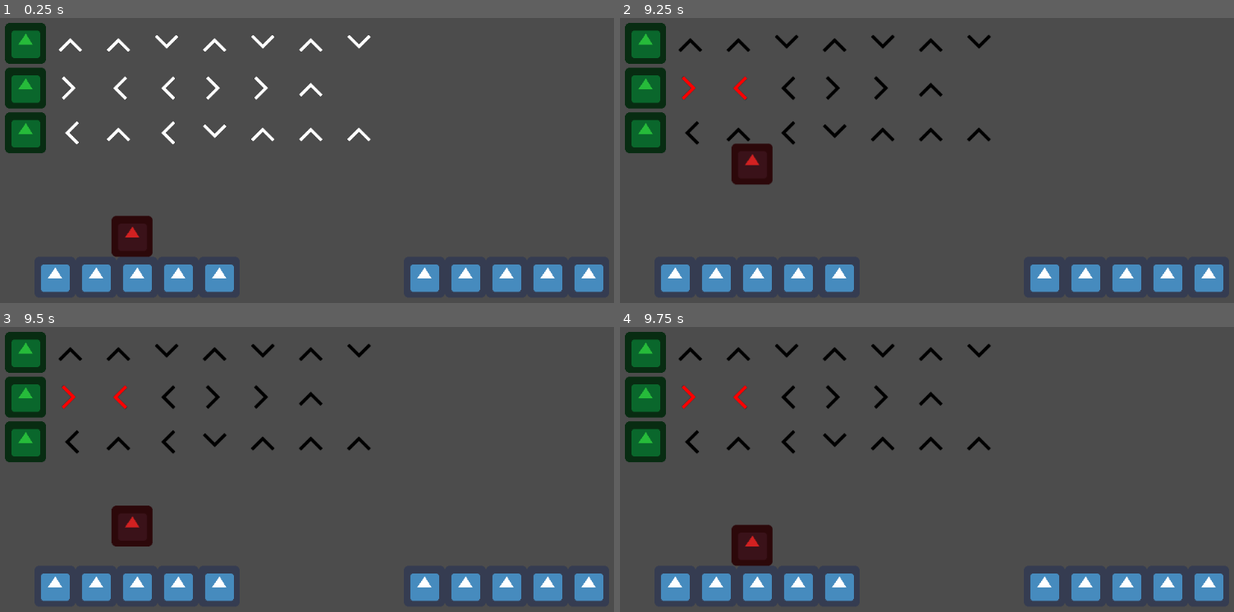
Above: before the commit, frames 1-4 (two rows, left to right).
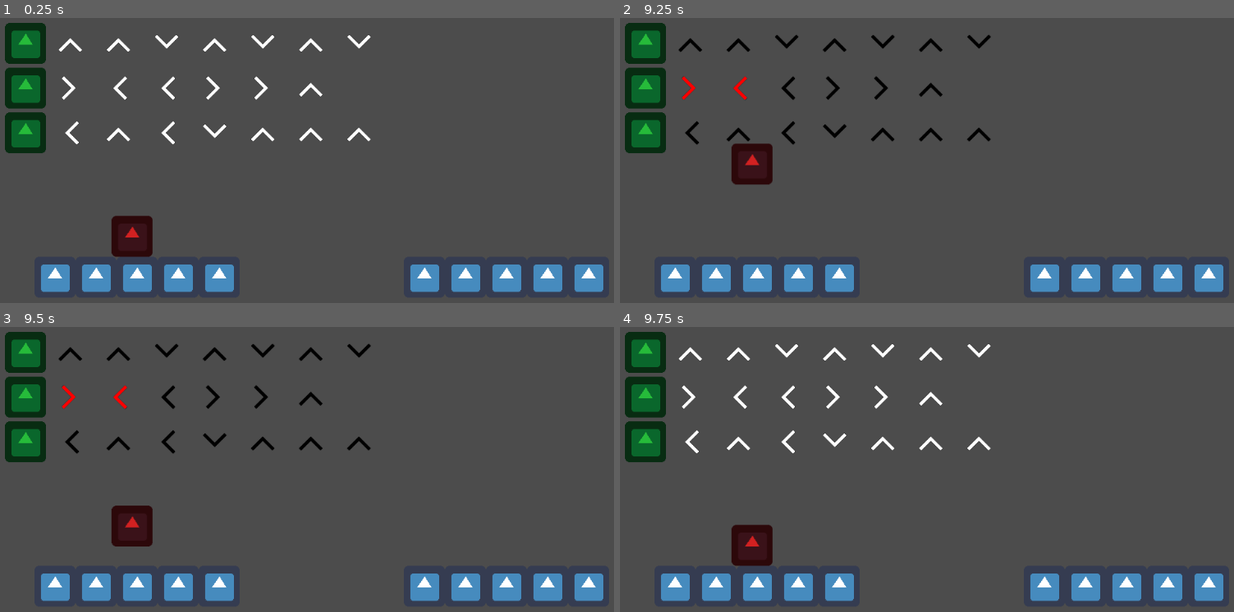
Above: after the commit, the same moments.

Repository: Wowe-Peanut/DanceCombatDemo
Game: Godot game, scene res://Game.tscn
The game is run twice, just before and just after one commit, with the same random seed, the same clock (stepped at 60 frames per second) and the same inputs. The engine's default icon, where the game draws it, is replaced by a stand-in: a white triangle on a blue panel in a dark square.
Inputs:
- Up to frame 1 (0.25 s): no input
- Up to frame 2 (9.25 s): tap Enter at 0.5, 5.75 s; hold Right (ui_right) 0.53-2.03 s; tap W (jump) at 0.77, 1.52, 3.02, 3.77, 4.52, 6.02, 6.77, 7.52, 9.02 s; hold Left (ui_left) 2.03-2.78 s; tap Space at 2.75, 8.75 s; hold Right (ui_right) 2.78-4.28 s; hold Left (ui_left) 4.28-5.03 s; hold Right (ui_right) 5.03-5.78 s; hold Left (ui_left) 5.78-7.28 s; hold Right (ui_right) from 7.28 s (still down)
- Up to frame 3 (9.5 s): keep holding Right (ui_right)
- Up to frame 4 (9.75 s): release Right (ui_right) at 9.53 s; hold Left (ui_left) from 9.53 s (still down)

Frames 1-3 are identical in both runs. In frame 4, 1.3% of the frame differs, in the area x 9-61%, y 6-45%.

Commit message:
Dancing now works properly

Diff:
--- a/Game.gd
+++ b/Game.gd
@@ -29,36 +29,37 @@
 	max_dance_combo = max_combo
 
 func _input(event):
-	if player_input.size() > max_dance_combo || !dancing:
-		player_input.clear()
-		dancing = true
-		update_dances()
-		return
-
-	if is_any_dance_completed():
-		dancing = false
-
 	if Input.is_action_just_pressed("ui_right"):
 		player_input.append(0)
+		update_dances()
 	elif Input.is_action_just_pressed("ui_up"):
 		player_input.append(1)
+		update_dances()
 	elif Input.is_action_just_pressed("ui_left"):
 		player_input.append(2)
+		update_dances()
 	elif Input.is_action_just_pressed("ui_down"):
 		player_input.append(3)
+		update_dances()
 
-	update_dances()
 
-func is_any_dance_completed():
-	for d in $DanceList.get_children():
-		if d.is_complete:
-			return true
-	return false
 
 
 func update_dances():
+	if player_input.size() > max_dance_combo || not dancing:
+		clear_input()
+
 	for d in $DanceList.get_children():
 		d.update_arrows(player_input)
+		if d.is_complete:
+			print(str(d.dance_combo))
+			dancing = false
+			d.highlight_arrows()
+
+func clear_input():
+	dancing = true
+	player_input = []
+	update_dances()
 
 func _on_WorldBounds_body_entered(body):
 	if body.name == "Player":
--- a/Objects/Dance.gd
+++ b/Objects/Dance.gd
@@ -51,3 +51,7 @@
 		arrow.position.x = x
 		$Arrows.add_child(arrow)
 		x += arrow_spacing
+
+func highlight_arrows():
+	for a in $Arrows.get_children():
+		a.modulate = Color(0, 1, 0)
Not shown, added: .DS_Store
